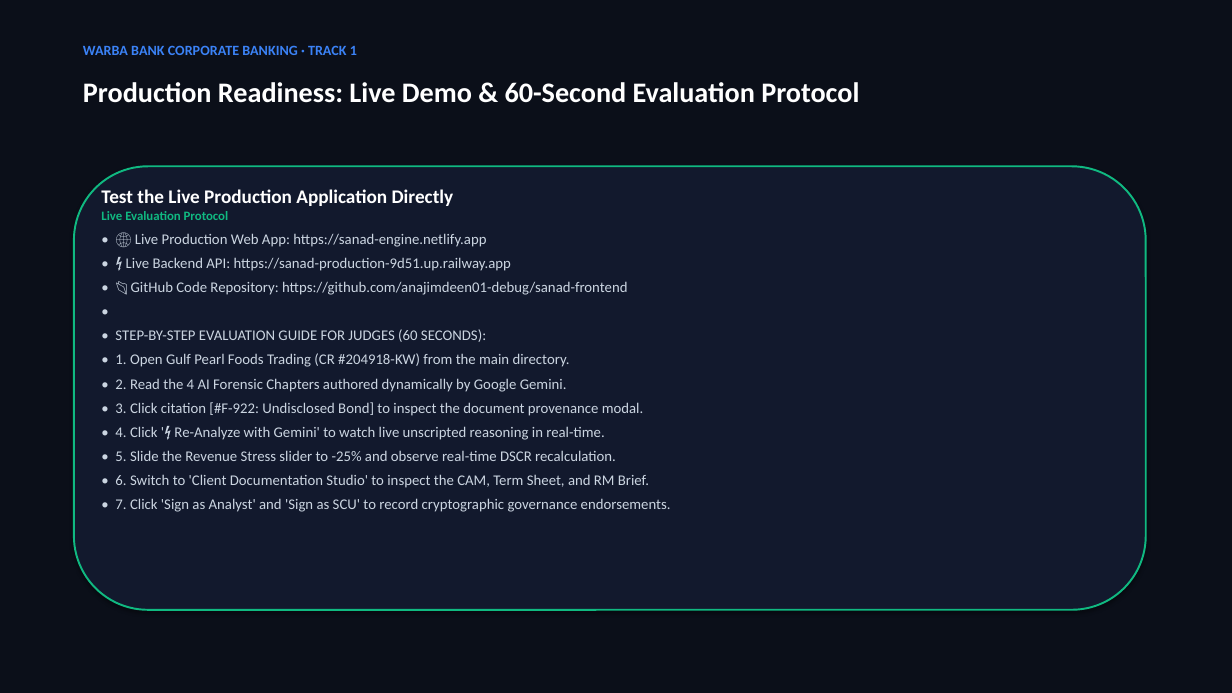
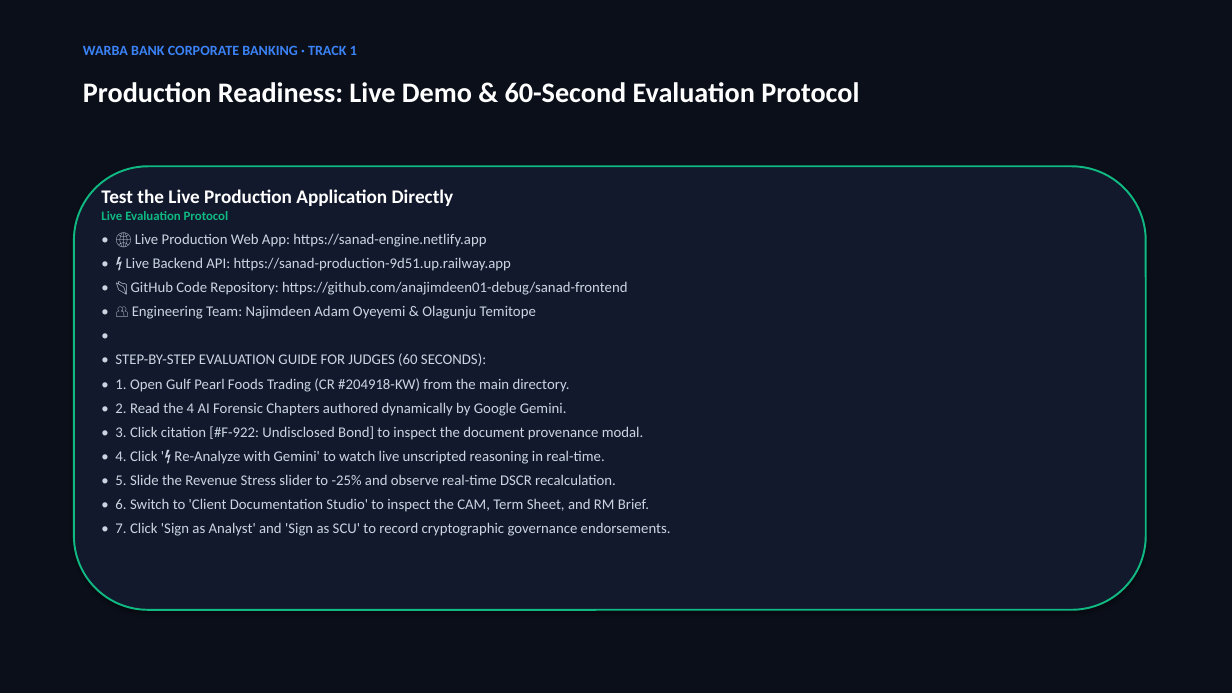
Before and after one commit to najimdeenadam7-wq/sanad, a slide deck: slide 13 of submission/SANAD_Executive_Presentation_Deck_Warba_Bank.pptx (slide 12 before the commit). Drawn at 1232x693 pixels with LibreOffice and Linux fonts; fonts in the diff are those of the drawing. Boxes give left, top, right and bottom in pixels: in the first picture for what was removed or moved away, otherwise in the second. Text is boxed around its words. In the diff, an @@ line names an element or a change of style, - is before the commit and + after.

Commit message:
docs: add team members (Najimdeen Adam Oyeyemi & Olagunju Temitope) and enterprise tech stack across all submission files and pitch decks

```diff
--- a/submission/SANAD_Executive_Presentation_Deck_Warba_Bank.pptx
+++ b/submission/SANAD_Executive_Presentation_Deck_Warba_Bank.pptx
@@ text at bbox=[132, 305, 536, 319]: paragraph added @@
+• 👥 Engineering Team: Najimdeen Adam Oyeyemi & Olagunju Temitope
```
Also in this commit, not shown: 1 other slide changed, 1 slide added, 10 other files.
